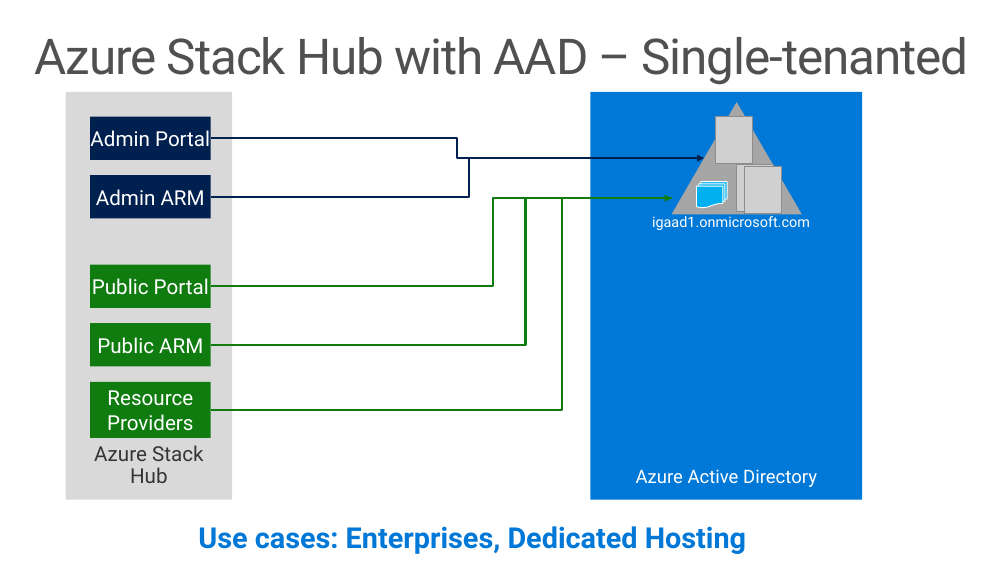
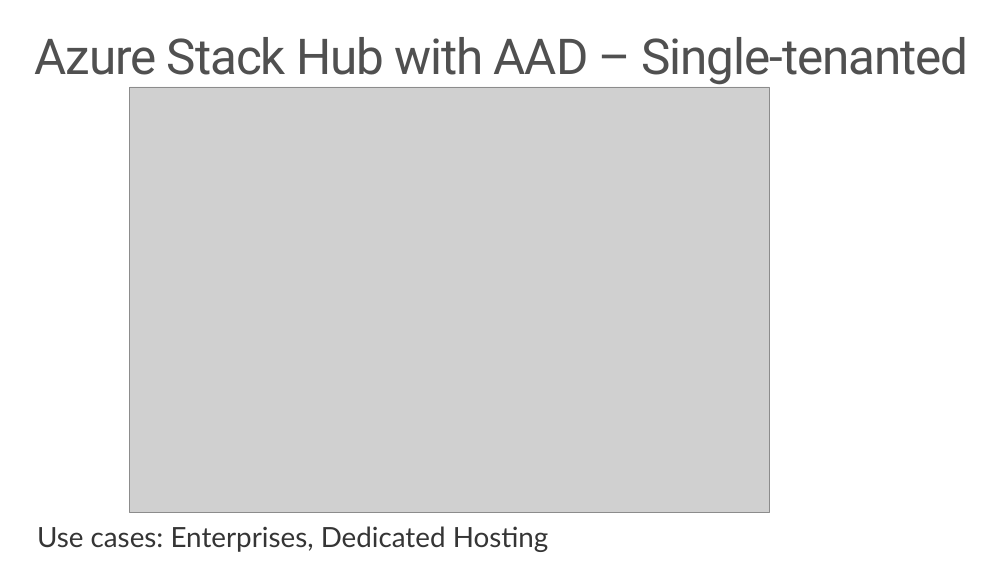
Before and after one commit to Azure-Samples/Azure-Stack-Hub-Foundation-Core, a slide deck: slide 24 of ASF-Training/ASF-slides/M03a Azure Stack Hub Identity.pptx (slide 23 before the commit). Drawn at 1008x567 pixels with LibreOffice and Linux fonts; fonts in the diff are those of the drawing; grey boxes stand for pictures. Boxes give left, top, right and bottom in pixels: in the first picture for what was removed or moved away, otherwise in the second. Text is boxed around its words. In the diff, an @@ line names an element or a change of style, - is before the commit and + after.

```diff
--- a/ASF-Training/ASF-slides/M03a Azure Stack Hub Identity.pptx
+++ b/ASF-Training/ASF-slides/M03a Azure Stack Hub Identity.pptx
@@ picture added at (130, 87, 769, 512) @@
@@ rectangle removed at (65, 92, 232, 500) @@
-Azure Stack Hub
@@ rectangle removed at (90, 116, 210, 159) @@
-Admin Portal
@@ rectangle removed at (591, 92, 863, 500) @@
-Azure Active Directory
@@ elbow arrow removed from (210, 139) to (704, 158) @@
@@ rectangle removed at (90, 175, 210, 218) @@
-Admin ARM
@@ elbow line removed from (210, 197) to (469, 159) @@
@@ elbow arrow removed from (210, 286) to (672, 198) @@
@@ elbow line removed from (210, 345) to (672, 198) @@
@@ elbow line removed from (210, 410) to (657, 198) @@
@@ group removed at (672, 102, 802, 215): 3 pictures, 1 triangle, 1 flow chart multidocument @@
@@ text removed at (652, 213, 810, 230) @@
-igaad1.onmicrosoft.com
@@ rectangle removed at (90, 265, 210, 308) @@
-Public Portal
@@ rectangle removed at (90, 323, 210, 366) @@
-Public ARM
@@ rectangle removed at (90, 382, 210, 438) @@
-Resource Providers
@@ text "Use cases: Enterprises, Dedicated Hosting": place and size @@
-text "Use cases: Enterprises, Dedicated Hosting" at (198, 526, 746, 554)
+text "Use cases: Enterprises, Dedicated Hosting" at (37, 526, 549, 552)
@@ text "Use cases: Enterprises, Dedicated Hosting" at (37, 526, 549, 552): size 28 to 27 pt, font Roboto to Lato, text colour #0078D7 to #353535, bold off @@
```
Also in this commit, not shown: 4 other slides changed, 2 slides added, 2 slides removed, 43 other files.
